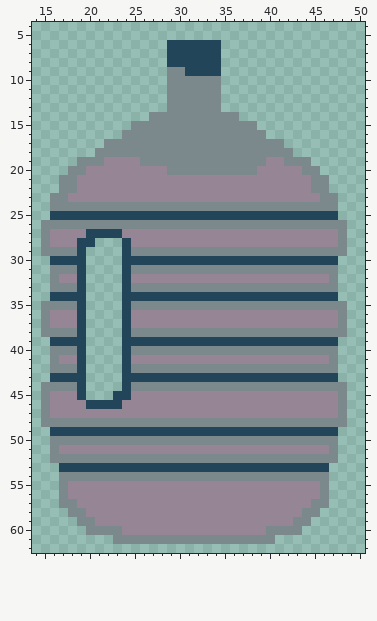
Edited in one commit: pixel-art file (assets/aseprite/items/gallon_of_water.aseprite). The first picture shows the starting point.
64x64 pixels, 1 frame. Shown: x 14..50, y 4..62.
After the commit:
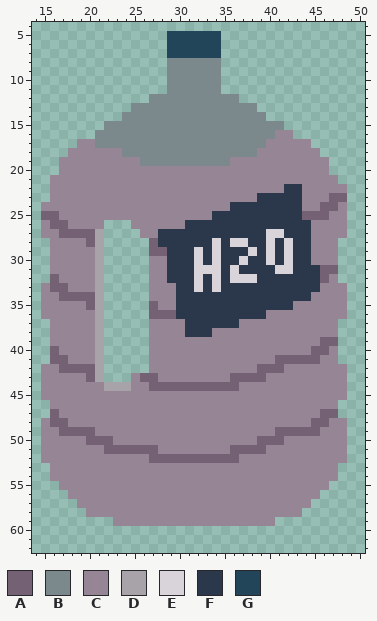
Palette (. is transparent): A #756174  B #7b888c  C #968695  D #a8a3a8  E #d9d4d9  F #2b374a  G #234559
Changes in this commit:
layer "Layer 3" added
layer "Layer 6" added
layer "Layer 4" added
Changed rows in their new state; - is an unchanged pixel.
first column x 15:
 5 --------------GGGGGG--------------
 8 --------------BBBBBB--------------
 9 ----------------BBBB--------------
12 ------------BB------BB------------
13 ----------BBBB------BBBB----------
14 ---------BBB----------BBB---------
15 -------BBB--------------BBB-------
16 ------BBB----------------BCC------
17 ----CCB------------------CCCCC----
18 ---CCCCCC---------------CCCCCCC---
19 --CCCCC--------------CCCC--CCCCC--
20 --CCC---------CCCCCCCCCC-----CCC--
21 -CCC--------------------------CCC-
22 -CCC-----------------------FF-CCCC
23 -CC---------------------FFFFF--CAA
24 CCCCCCCCCCCCCCCCCCCCCFFFFFFFFCCAAC
25 AACCCCCCCCCCCCCCCCCFFFFFFFFFFAAACC
26 CAACCCC...CCCCCCFFFFFFFFFFFFFFCCCC
27 C-AAAAD....--FFFFFFFFFFFFEEFFF---C
28 .---CAD--...AFFFFFFEFEEFFEFEFF---.
29 .CCCCCD--...AAFFFEFEFFFEFEFEFFCCC.
30 -CCCCCD--...CCFFFEFEFFEFFEFEFFCCC-
31 -CCCCCD--...CCFFFEEEFEFFFFEEFFFAA-
32 -A--CCD--...--FFFEFEFEEEFFFFFFFAC-
33 CAACCCD--...CCCFFEFEFFFFFFFFFFFCCC
34 CCAAAAD--...CCCFFFFFFFFFFFFFFFCCCC
35 CCCCCAD--...ACCFFFFFFFFFFFFFCCCCCC
36 C---CCD--...AAAFFFFFFFFFF--------C
37 .---CCD--...----FFFFFF-----------.
38 .CCCCCD--...CCCCFFFCCCCCCCCCCCCCC.
39 -CCCCCD--...CCCCCCCCCCCCCCCCCCCAA-
40 -ACCCCD--...CCCCCCCCCCCCCCCCCCAAC-
41 -AA-CCD--...--------------AAAAA-C-
42 CCAAAAD--...CCCCCCCCCCCCAAACCCCCCC
43 CCCCCAD--.CAACCCCCCCCAAAACCCCCCCCC
44 CCCCCCCDDDCCAAAAAAAAAACCCCCCCCCCCC
45 C---CCCCCC-----------------------C
46 .----CCCC------------------------.
47 .A-----------------------------AA.
48 CAACCCCCCCCCCCCCCCCCCCCCCCCCCCAACC
49 CCAAAACCCCCCCCCCCCCCCCCCCCAAAAACCC
50 CCCCCAAACCCCCCCCCCCCCCCCAAACCCCCCC
51 CC-----AAAAAA--------AAAA-------CC
52 CCCCCCCCCCCCAAAAAAAAAACCCCCCCCCCCC
53 -CCCCCCCCCCCCCCCCCCCCCCCCCCCCCCCC-
54 -CCCCCCCCCCCCCCCCCCCCCCCCCCCCCCCC-
55 --C----------------------------C--
56 --.----------------------------.--
57 --..--------------------------..--
58 ---..------------------------..---
59 ----....------------------....----
60 -----........................-----
61 --------..................--------
